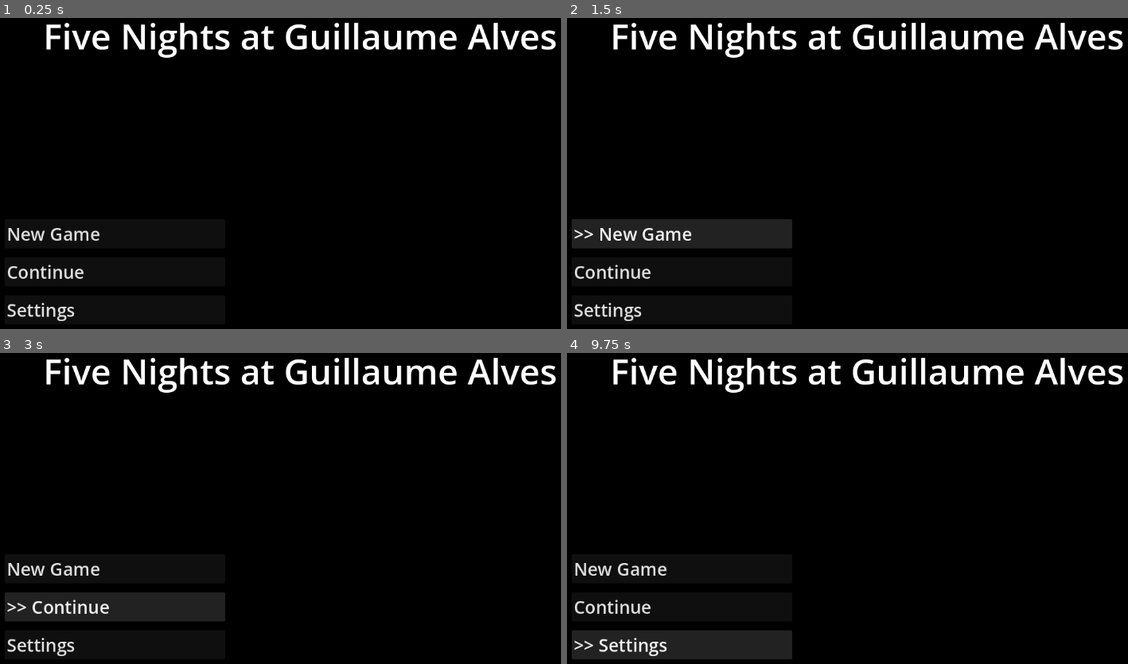
Above: before the commit, frames 1-4 (two rows, left to right).
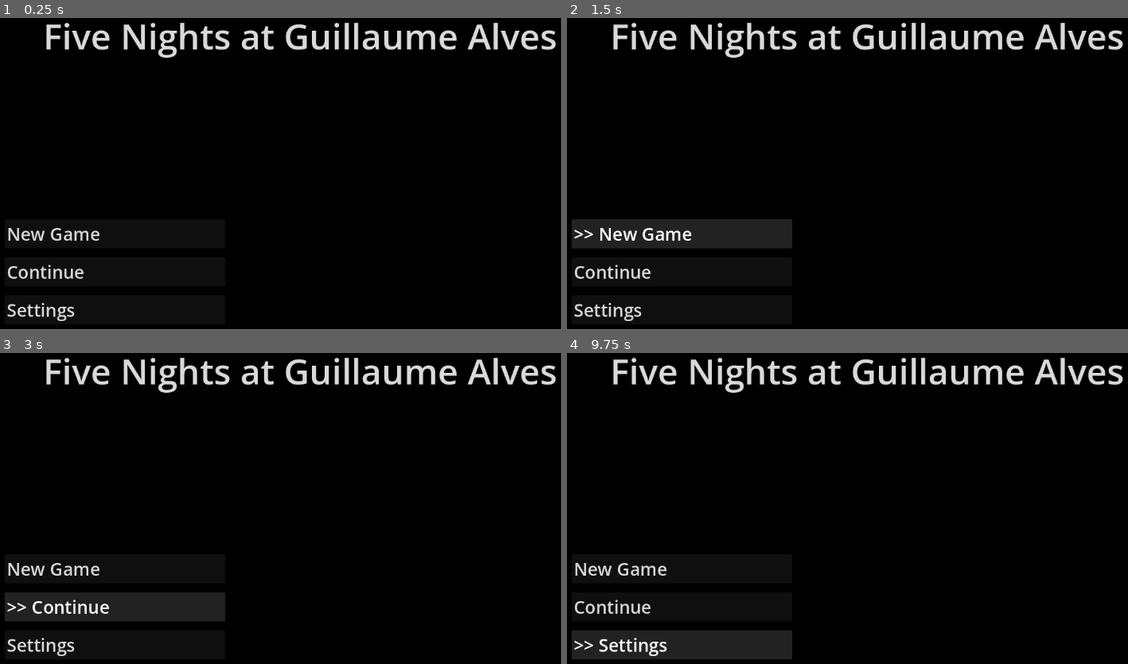
Above: after the commit, the same moments.

Repository: GuillaumeAlves/Cinqo-noches-at-Guillaumes-Alves
Game: Godot game, scene res://scenes/main_menu.tscn
Same seed, same stepped clock (60 frames per second), same inputs: the game is played once before the commit and once after it.
Inputs:
- Up to frame 1 (0.25 s): no input
- Up to frame 2 (1.5 s): click "New Game" at 0.5 s; click ">> New Game" at 1.25 s
- Up to frame 3 (3 s): click ">> New Game" at 2 s; click "Continue" at 2.75 s
- Up to frame 4 (9.75 s): click "New Game" at 3.5 s; click "Continue" at 4.25 s; click ">> Continue" at 5 s; click ">> Continue" at 5.75 s; click "New Game" at 6.5 s; click ">> New Game" at 7.25 s; click "Continue" at 8 s; click ">> Continue" at 8.75 s; click "Settings" at 9.5 s

The runs differ from the first frame. In frame 1, 2.3% of the frame differs, in the area x 8-100%, y 1-13%; in frame 2, 2.3%; in frame 3, 2.3%; in frame 4, 2.3%.

Commit message:
AI: je vais rendre public. En attendant, importe une police de c

Diff:
--- a/scenes/main_menu.tscn
+++ b/scenes/main_menu.tscn
@@ -27,6 +27,7 @@
 offset_top = 40.0
 offset_bottom = 120.0
 grow_horizontal = 2
+theme_override_colors/font_color = Color(0.85, 0.85, 0.85, 1)
 theme_override_font_sizes/font_size = 64
 text = "Five Nights at Guillaume Alves"
 horizontal_alignment = 1
@@ -45,18 +46,24 @@
 
 [node name="NewGameButton" type="Button" parent="MenuButtons"]
 layout_mode = 2
+theme_override_colors/font_color = Color(0.85, 0.85, 0.85, 1)
+theme_override_colors/font_hover_color = Color(1, 1, 1, 1)
 theme_override_font_sizes/font_size = 32
 text = "New Game"
 alignment = 0
 
 [node name="ContinueButton" type="Button" parent="MenuButtons"]
 layout_mode = 2
+theme_override_colors/font_color = Color(0.85, 0.85, 0.85, 1)
+theme_override_colors/font_hover_color = Color(1, 1, 1, 1)
 theme_override_font_sizes/font_size = 32
 text = "Continue"
 alignment = 0
 
 [node name="SettingsButton" type="Button" parent="MenuButtons"]
 layout_mode = 2
+theme_override_colors/font_color = Color(0.85, 0.85, 0.85, 1)
+theme_override_colors/font_hover_color = Color(1, 1, 1, 1)
 theme_override_font_sizes/font_size = 32
 text = "Settings"
 alignment = 0
Not shown, changed: IA.md
